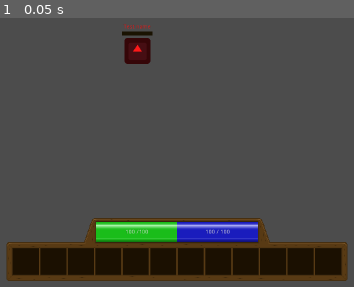
Above: before the commit, frame 1.
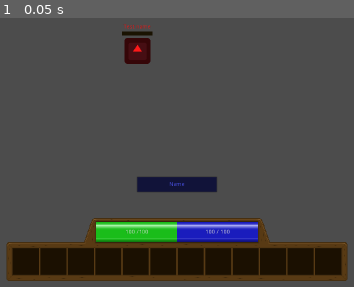
Above: after the commit, the same moment.

Repository: TRushton95/Shard
Game: Godot game, scene res://Gameplay/Maps/Map.tscn
Same seed, same stepped clock (60 frames per second), same inputs: the game is played once before the commit and once after it. This scene is started directly instead of the project's main scene. The engine's default icon, where the game draws it, is replaced by a stand-in: a white triangle on a blue panel in a dark square.
Inputs:
- Up to frame 1 (0.05 s): no input

The runs differ from the first frame. In frame 1, 1.3% of the frame differs, in the area x 38-62%, y 59-65%.

Commit message:
Move cast bar down

Diff:
--- a/Src/Gameplay/Maps/Map.tscn
+++ b/Src/Gameplay/Maps/Map.tscn
@@ -39,15 +39,14 @@
 [node name="CanvasLayer" type="CanvasLayer" parent="."]
 
 [node name="CastBar" parent="CanvasLayer" instance=ExtResource( 4 )]
-visible = false
 anchor_left = 0.5
 anchor_top = 0.5
 anchor_right = 0.5
 anchor_bottom = 0.5
 margin_left = -100.0
-margin_top = 181.0
+margin_top = 266.0
 margin_right = 100.0
-margin_bottom = 221.0
+margin_bottom = 306.0
 
 [node name="CharacterMenu" parent="CanvasLayer" instance=ExtResource( 6 )]
 visible = false
